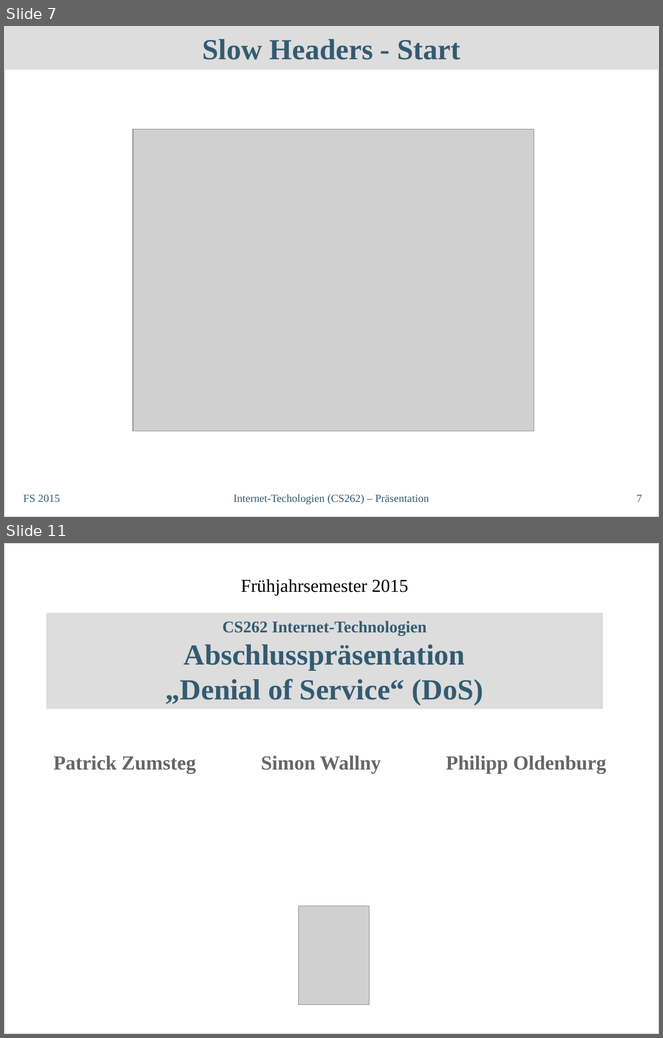
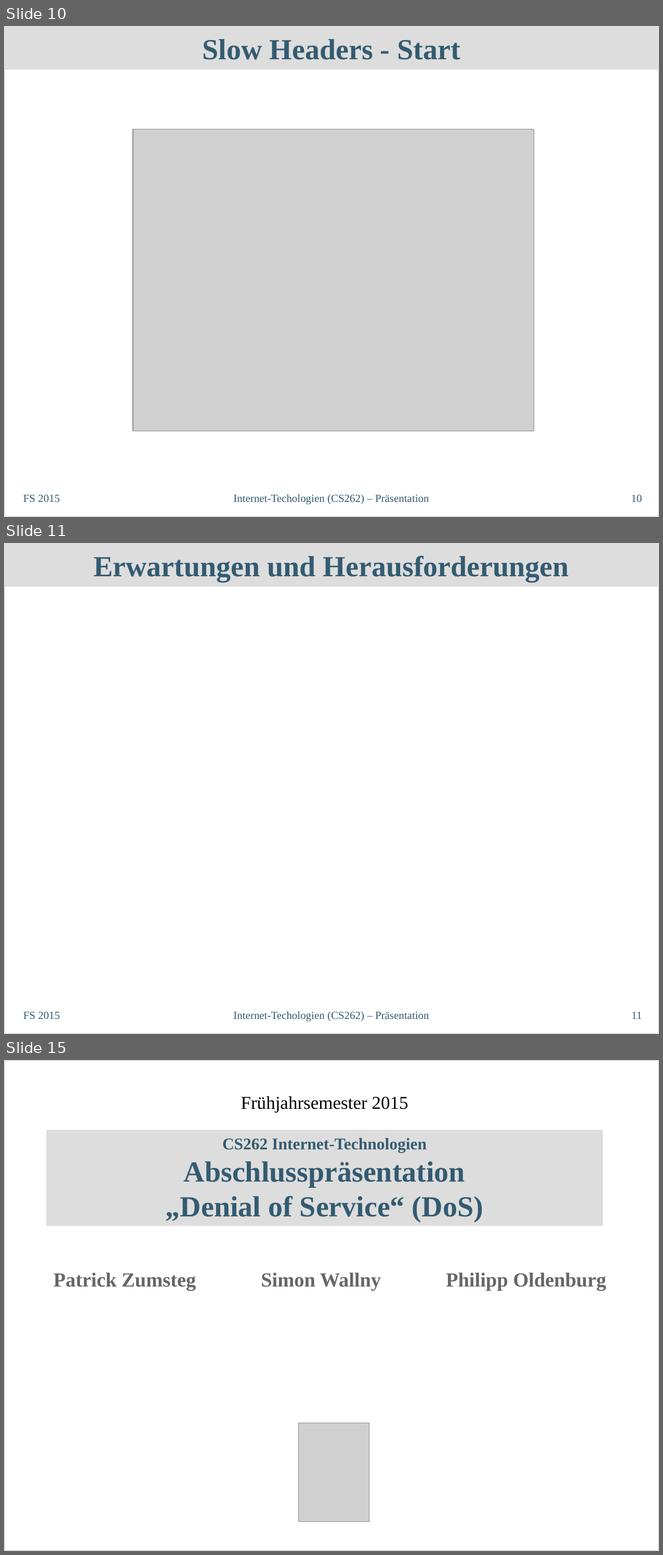
Before and after one commit to philipp-oldenburg/dos, a slide deck: Abschlusspräsentation/InetTech-Präsentation.odp. Shown one above the other, each under a label of ours: slides 7 and 11 before the commit, slides 10, 11 and 15 after it; the slides between them are not shown. The pictures are 663x1038 and 663x1555 pixels, drawn with LibreOffice and Linux fonts; fonts in the diff are those of the drawing; grey boxes stand for pictures. Boxes give left, top, right and bottom in pixels: in the first picture for what was removed or moved away, otherwise in the second. Text is boxed around its words. In the diff, an @@ line names an element or a change of style, - is before the commit and + after.

```diff
--- a/Abschlusspräsentation/InetTech-Präsentation.odp
+++ b/Abschlusspräsentation/InetTech-Präsentation.odp
@@ slide 11 added at bbox=[4, 543, 659, 1034], background #FFFFFF; not listed: 1 template element that a slide beside it also shows @@
@@ title added at bbox=[4, 543, 659, 587], fill #DDDDDD, 32 pt, text #335B71, bold @@
+Erwartungen und Herausforderungen
@@ text added at bbox=[23, 1012, 60, 1019], 12 pt, text #335B71 @@
+FS 2015
@@ text added at bbox=[233, 1012, 429, 1022], 12 pt, text #335B71 @@
+Internet-Techologien (CS262) – Präsentation
@@ page number added at bbox=[632, 1012, 642, 1019], 12 pt, text #335B71 @@
+11
@@ what was slide 7 is now slide 10 @@
@@ page number at bbox=[631, 495, 642, 502]: text changed @@
-7
+10
@@ what was slide 11 is now slide 15 @@
```
Also in this commit, not shown: 3 other slides added.
